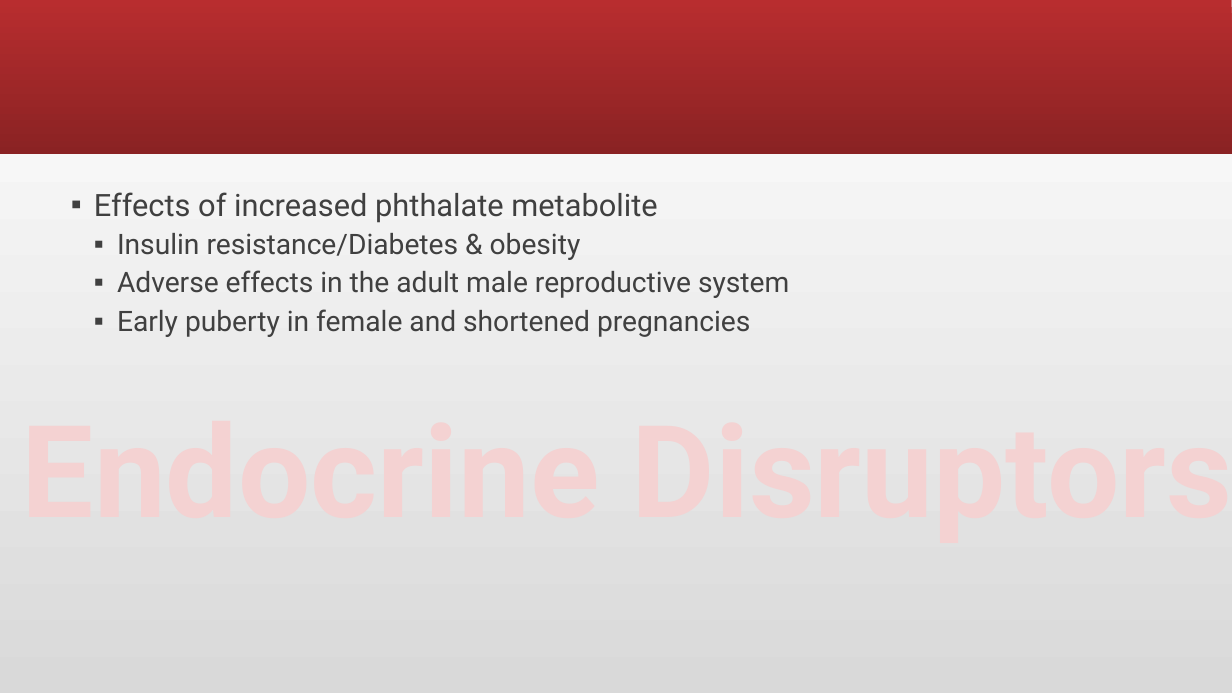
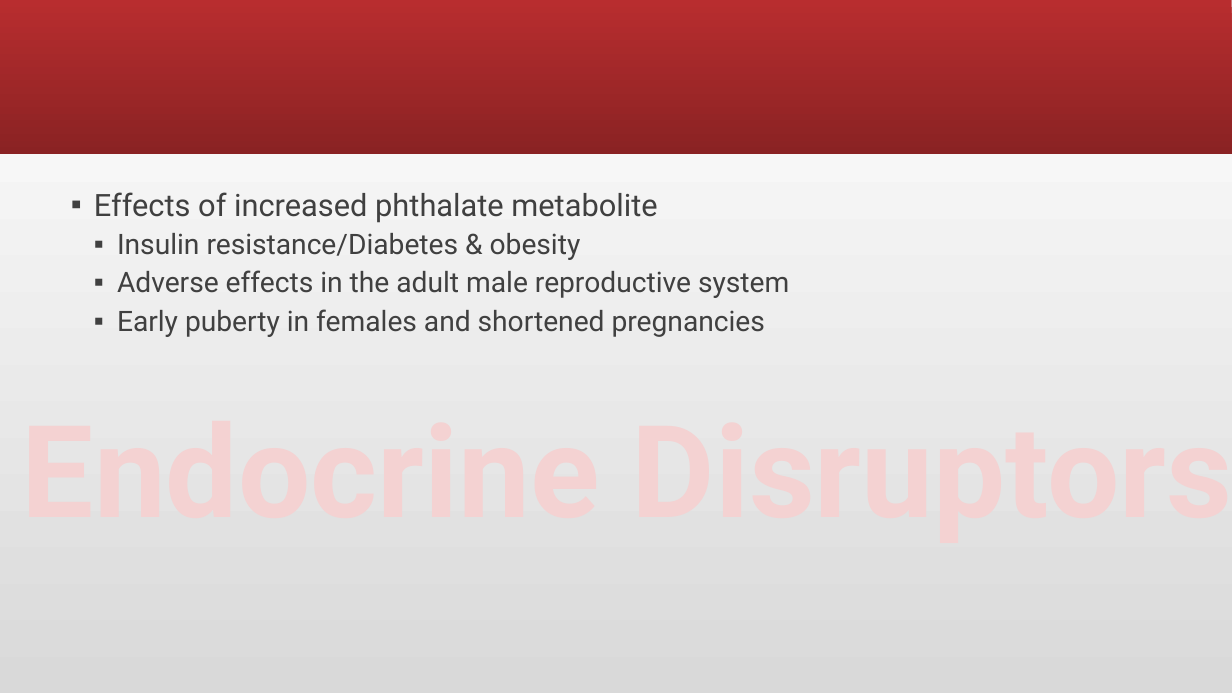
Before and after one commit to unewsome/Demographic-Phthalate-Intake-, a slide deck: slide 7 of Exploration of Phthalate Exposure Amongst Various Populations.pptx. Drawn at 1232x693 pixels with LibreOffice and Linux fonts; fonts in the diff are those of the drawing. Boxes give left, top, right and bottom in pixels: in the first picture for what was removed or moved away, otherwise in the second. Text is boxed around its words. In the diff, an @@ line names an element or a change of style, - is before the commit and + after.

```diff
--- a/Exploration of Phthalate Exposure Amongst Various Populations.pptx
+++ b/Exploration of Phthalate Exposure Amongst Various Populations.pptx
@@ text at [117,309,765,337]: text changed @@
-  ▪ Early puberty in female and shortened pregnancies
+  ▪ Early puberty in females and shortened pregnancies
```
Also in this commit, not shown: 1 other slide changed, 4 other files.
